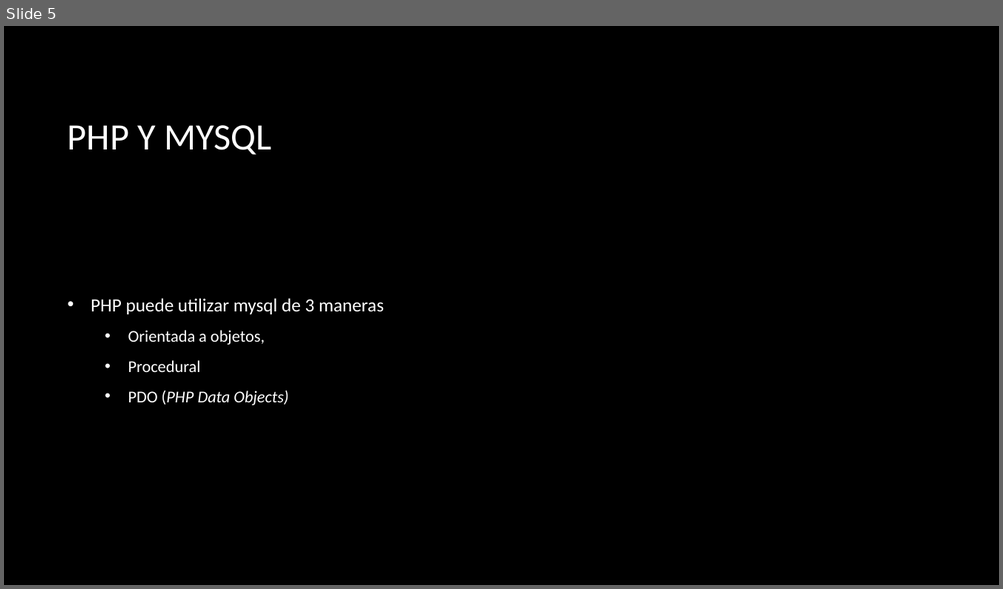
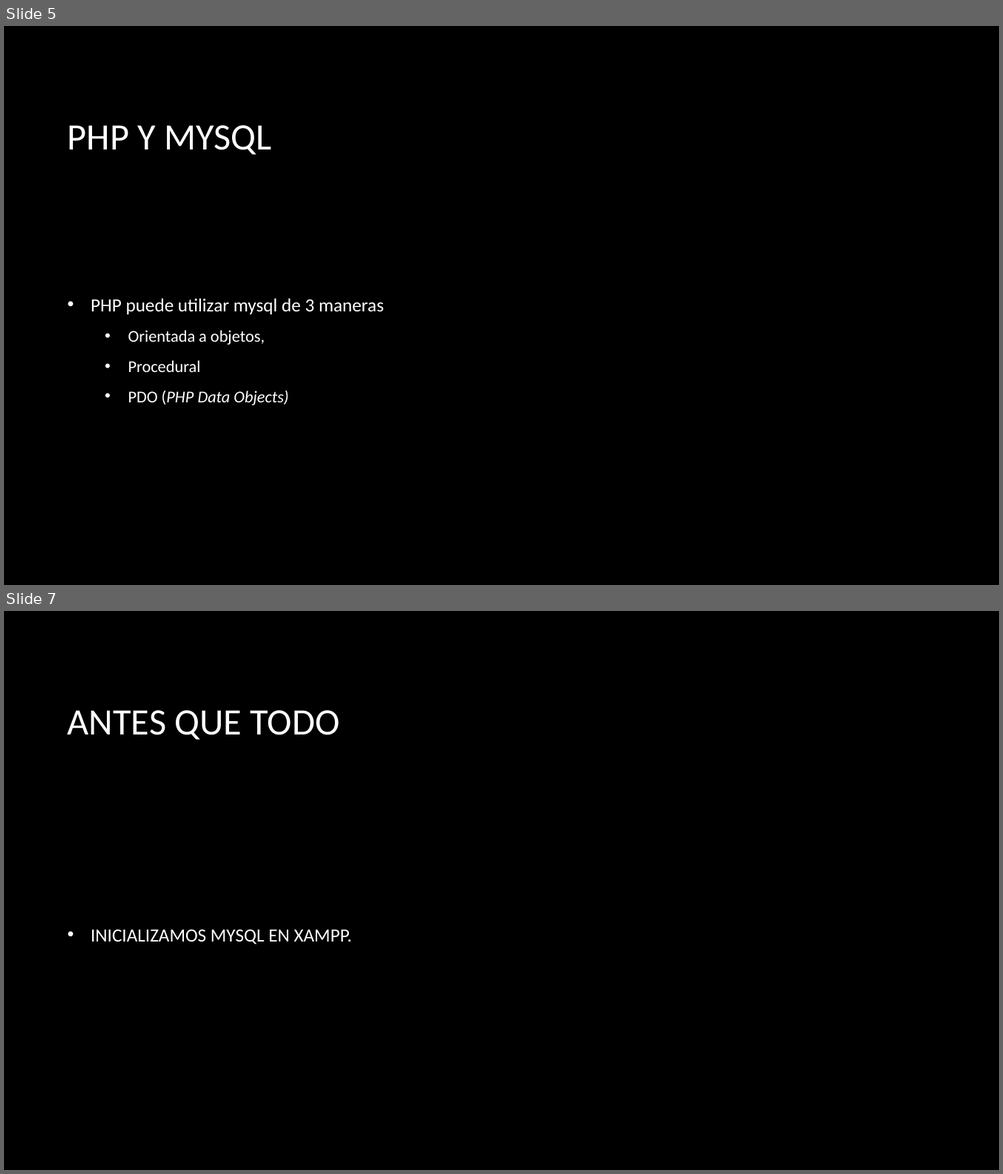
Before and after one commit to erikfer94/fromNoobToMaster, a slide deck: presentaciones/clase_2.pptx. Shown one above the other, each under a label of ours: slide 5 before the commit, slides 5 and 7 after it; the slides between them are not shown. The pictures are 1003x589 and 1003x1174 pixels, drawn with LibreOffice and Linux fonts; fonts in the diff are those of the drawing; background and template pictures are left out. Boxes give left, top, right and bottom in pixels: in the first picture for what was removed or moved away, otherwise in the second. Text is boxed around its words. In the diff, an @@ line names an element or a change of style, - is before the commit and + after.

```diff
--- a/presentaciones/clase_2.pptx
+++ b/presentaciones/clase_2.pptx
@@ slide 7 added at box(4, 611, 999, 1170), background picture (left out) @@
@@ title added at box(68, 710, 340, 740), 36 pt, text #FFFFFF @@
+ANTES QUE TODO
@@ text added at box(91, 929, 352, 945), 18 pt, text #FFFFFF @@
+• INICIALIZAMOS MYSQL EN XAMPP.
```
Also in this commit, not shown: 3 slides changed, 19 other slides added, 8 other files.
